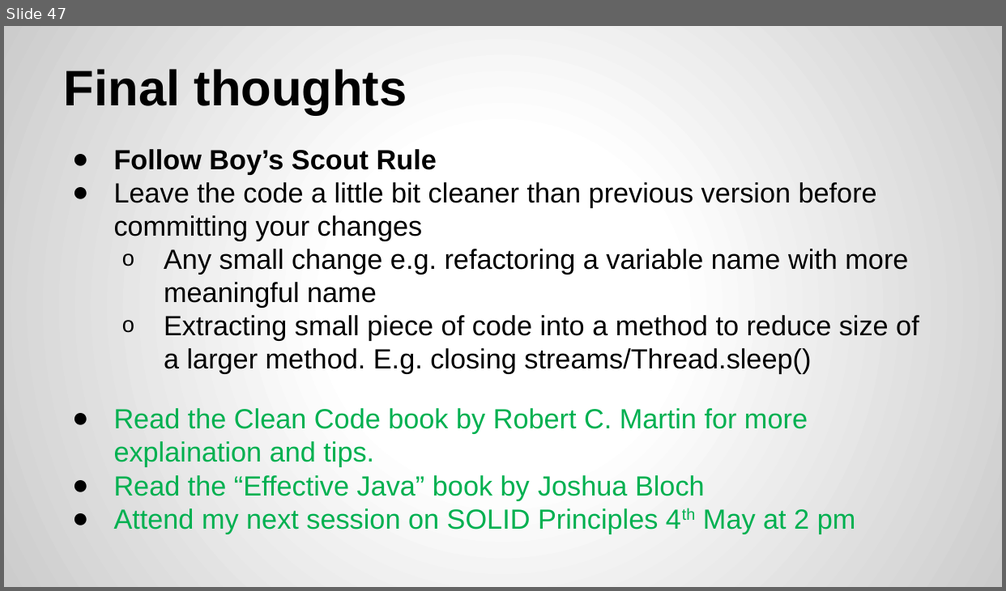
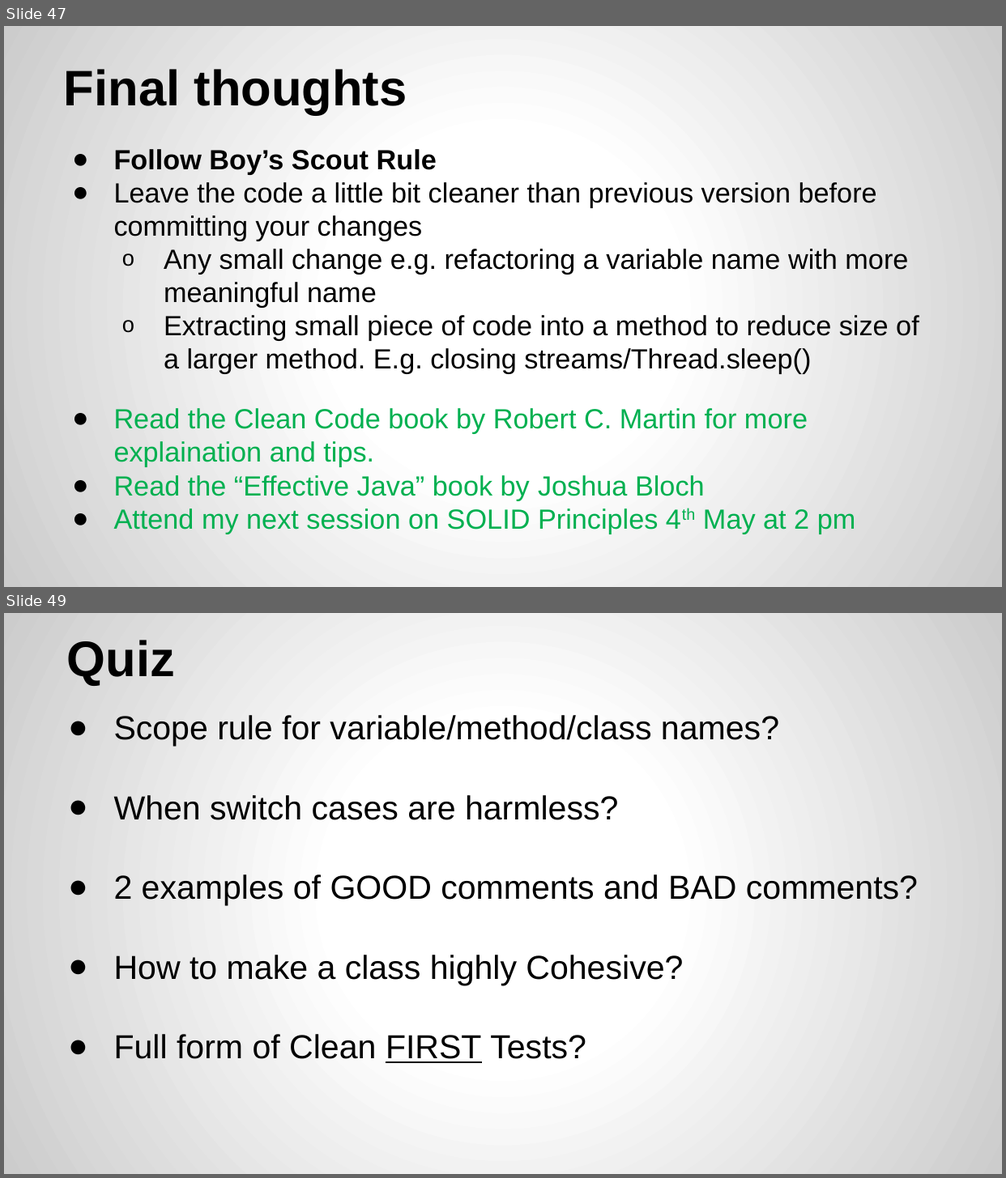
Before and after one commit to yogeshrnaik/presentations, a slide deck: Clean Code.pptx. Shown one above the other, each under a label of ours: slide 47 before the commit, slides 47 and 49 after it; the slides between them are not shown. The pictures are 1006x591 and 1006x1178 pixels, drawn with LibreOffice and Linux fonts; fonts in the diff are those of the drawing. Boxes give left, top, right and bottom in pixels: in the first picture for what was removed or moved away, otherwise in the second. Text is boxed around its words. In the diff, an @@ line names an element or a change of style, - is before the commit and + after.

Commit message:
added Quiz

```diff
--- a/Clean Code.pptx
+++ b/Clean Code.pptx
@@ slide 49 added at bbox=[4, 613, 1002, 1174], background gradient #FFFFFF to #CCCCCC @@
@@ title added at bbox=[67, 640, 175, 686], 36 pt, text #000000, bold @@
+Quiz
@@ text added at bbox=[114, 715, 918, 1063], 24 pt, text #000000 @@
+● Scope rule for variable/method/class names?
+● When switch cases are harmless?
+● 2 examples of GOOD comments and BAD comments?
+● How to make a class highly Cohesive?
+● Full form of Clean FIRST Tests?
```
Also in this commit, not shown: 1 slide changed, 1 other slide added.
